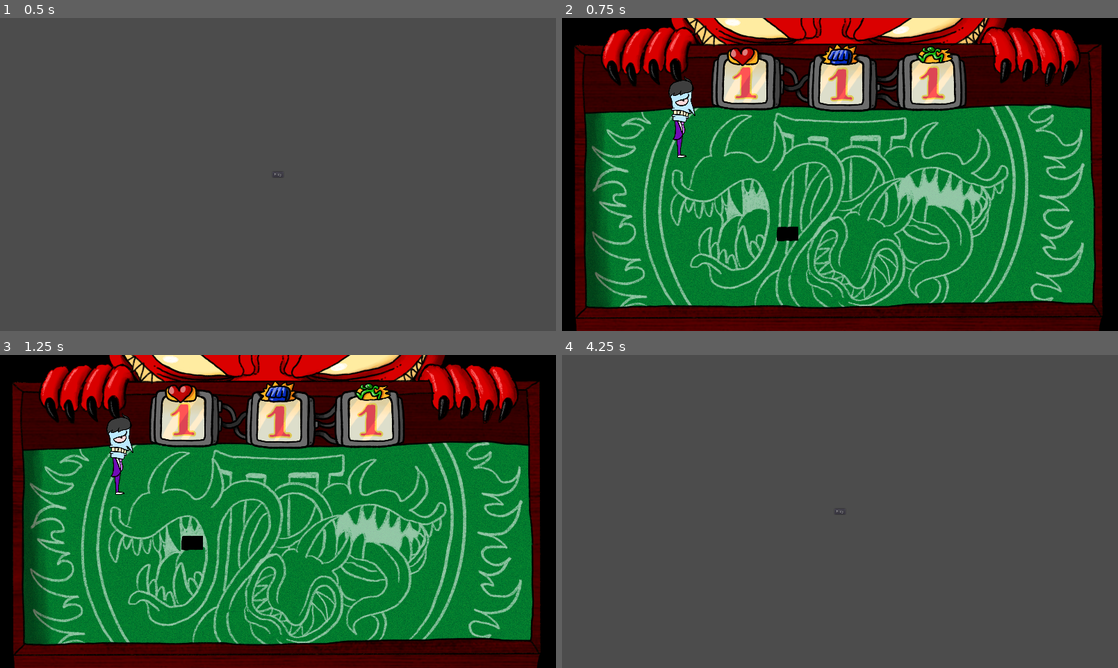
Above: before the commit, frames 1-4 (two rows, left to right).
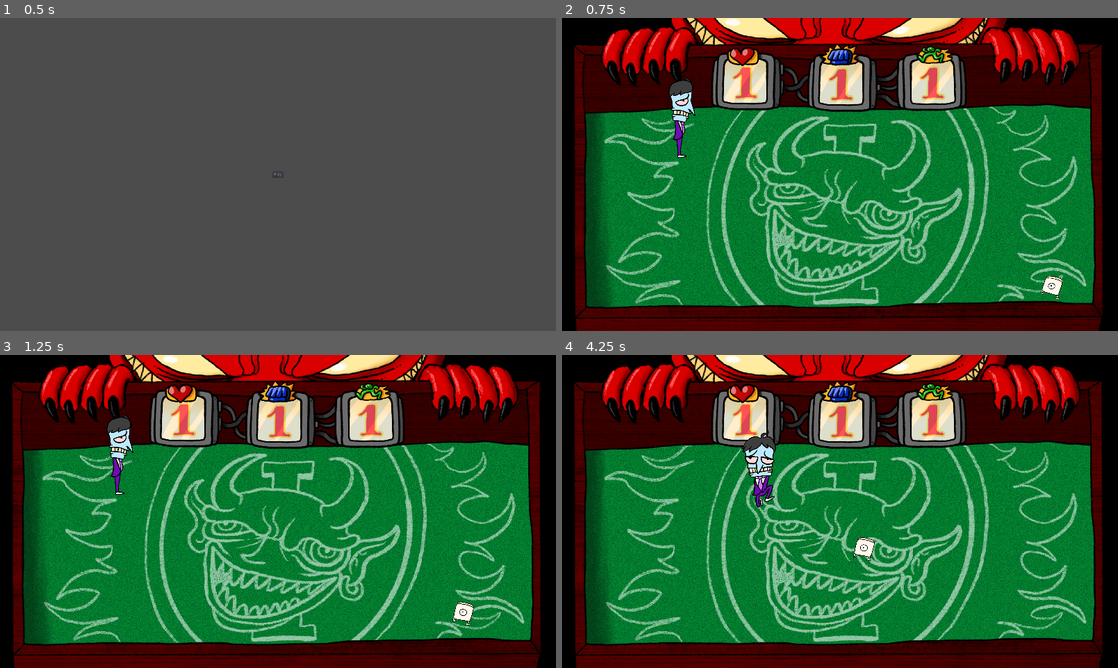
Above: after the commit, the same moments.

Repository: TheSeahorse/GMTK2022
Game: Godot game, scene res://Main.tscn
Same seed, same stepped clock (60 frames per second), same inputs: the game is played once before the commit and once after it.
Inputs (mouse positions are in pixels of both pictures, inside the frame that each line leads up to):
- Up to frame 1 (0.5 s): no input
- Up to frame 2 (0.75 s): click "Play" at 0.5 s
- Up to frame 3 (1.25 s): no input
- Up to frame 4 (4.25 s): move the mouse to (962, 495) at 1.27 s; hold D (move_right) 1.28-2.03 s; hold Right mouse button (attack) 1.28-2.03 s; move the mouse to (728, 527) at 2.02 s; hold S (move_down) 2.03-2.78 s; click (728, 527) at 2.1 s; move the mouse to (895, 442) at 2.77 s; hold D (move_right) 2.78-3.53 s; hold Right mouse button (attack) 2.78-3.53 s; move the mouse to (812, 574) at 3.52 s; hold W (move_up) from 3.53 s (still down); click (812, 574) at 3.6 s

Frame 1 is identical in both runs. In frame 2, 19% of the frame differs, in the area x 2-98%, y 0-97%; in frame 3, 19%; in frame 4, 99%, in the area x 0-100%, y 0-100%.

Commit message:
added goal and 5 levels

Diff:
--- a/Enemy2.gd
+++ b/Enemy2.gd
@@ -1,5 +1,6 @@
 extends "res://Enemy.gd"
 
+signal shoot
 onready var Projectile = preload("res://Enemy2Projectile.tscn")
 
 var speed = 50
@@ -13,11 +14,8 @@
     move_target = target
 
 func shoot():
-    var p = Projectile.instance()
     var direction = position.direction_to(move_target.position)
-    p.set_direction(direction)
-    p.position = position
-    get_parent().add_child(p)
+    emit_signal("shoot", self.position, direction)
     $FireStream.play(0.5)
 
 func _on_AttackTimer_timeout():
--- a/Game.gd
+++ b/Game.gd
@@ -5,6 +5,8 @@
 onready var Enemy3 = preload("res://Enemy3.tscn")
 onready var Player = preload("res://Player.tscn")
 onready var Dice = preload("res://Dice.tscn")
+onready var Goal = preload("res://Goal.tscn")
+onready var Projectile2 = preload("res://Enemy2Projectile.tscn")
 
 onready var CursorHold = preload("res://assets/HUD/cursor_hold_small.png")
 onready var CursorRegular = preload("res://assets/HUD/cursor_reg_small.png")
@@ -16,17 +18,31 @@
 var player
 var player_health = 1
 var level = 1
+var lev_clear = false
+var level1 = [[1]]
+var level2 = [[2],[1,1,2]]
+var level3 = [[3],[2,2,3],[1,2,3,3]]
+var level4 = [[4],[1,3,4],[4,4,4],[1,2,3,4]]
+var level5 = [[1,1,1],[2,2,2],[3,3,3],[4,4,4],[1,1,2,2,3,3,4,4]]
+var wave = 1
+var wave_over = false
 
 func _ready():
     rng.randomize()
     player = Player.instance()
     player.position = Vector2(400,400)
     player.connect("enemy_detected", self, "_player_detected_enemy")
+    player.z_index = 1
     add_child(player)
-    add_enemy()
+    start_level()
 
 
 func _process(_delta):
+    check_cursor_hold()
+    check_cleared_wave()
+
+
+func check_cursor_hold():
     var already_held = false
     for coin in $Coins.get_children():
         if coin.holding and already_held:
@@ -38,14 +54,68 @@
     else:
         Input.set_custom_mouse_cursor(CursorRegular)
 
-func add_enemy():
-    var enemyType = rng.randi_range(0, 2)
+
+func check_cleared_wave():
+    print(str($Enemies.get_child_count()))
+    if $Enemies.get_child_count() < 1:
+        if wave == level:
+            level_cleared()
+        else:
+            wave_cleared()
+
+func level_cleared():
+    print("level_cleared")
+    if lev_clear:
+        return
+    lev_clear = true
+    var goal = Goal.instance()
+    var pos = get_enemy_spawnable_position()
+    goal.position = pos
+    goal.connect("player_entered", self, "_entered_goal", [goal])
+    call_deferred("add_child", goal)
+
+func wave_cleared():
+    print("wave_cleared")
+    if wave_over:
+        return
+    wave_over = true
+    wave += 1
+    spawn_wave()
+
+func start_level():
+    lev_clear = false
+    wave_over = false
+    wave = 1
+    $Background.play(str(level))
+    spawn_wave()
+
+func spawn_wave():
+    print("spawn_wave")
+    var waves
+    match level:
+        1:
+            waves = level1
+        2:
+            waves = level2
+        3:
+            waves = level3
+        4:
+            waves = level4
+        5:
+            waves = level5
+    for enemy in waves[wave-1]:
+        add_enemy(enemy)
+    wave_over = false
+
+
+func add_enemy(enemy_type: int):
     var enemy
-    if enemyType == 0:
+    if enemy_type == 1:
         enemy = Enemy.instance()
-    if enemyType == 1:
+    if enemy_type == 2:
         enemy = Enemy2.instance()
-    if enemyType == 2:
+        enemy.connect("shoot",self,"_spawn_enemy_two_projectile")
+    if enemy_type == 3 or enemy_type == 4:
         enemy = Enemy3.instance()
         enemy.connect("shake", self, "_camera_shake")
 
@@ -67,6 +137,11 @@
 func _camera_shake(amount, time=0.6, limit=1000):
     $Camera.shake(amount, time, limit)
 
+func _entered_goal(goal):
+    goal.queue_free()
+    level += 1
+    start_level()
+
 func _player_detected_enemy(body):
     var layer = body.get_collision_layer()
     if layer == 8: # Projectile
@@ -87,10 +162,6 @@
     $Coins.call_deferred("add_child", dice)
 
 
-func _on_EnemySpawnTimer_timeout():
-    add_enemy()
-
-
 func _on_Hud_stats_updated():
     player_health = $Hud.get_health_stat()
     player.set_movement_modifier($Hud.get_speed_stat())
@@ -99,3 +170,10 @@
 
 func _on_GameOverTimer_timeout():
     get_tree().change_scene("res://Menu.tscn")
+
+
+func _spawn_enemy_two_projectile(pos: Vector2, direction: Vector2):
+    var p = Projectile2.instance()
+    p.position = pos
+    p.set_direction(direction)
+    $Projectiles.call_deferred("add_child", p)
--- a/Game.tscn
+++ b/Game.tscn
@@ -7,6 +7,7 @@
 [ext_resource path="res://assets/Backgrounds/board3.png" type="Texture" id=5]
 [ext_resource path="res://assets/Backgrounds/board4.png" type="Texture" id=6]
 [ext_resource path="res://assets/Backgrounds/board2.png" type="Texture" id=7]
+[ext_resource path="res://assets/Backgrounds/board5.png" type="Texture" id=8]
 
 [sub_resource type="SpriteFrames" id=1]
 animations = [ {
@@ -15,14 +16,19 @@
 "name": "2",
 "speed": 5.0
 }, {
+"frames": [ ExtResource( 6 ) ],
+"loop": true,
+"name": "4",
+"speed": 5.0
+}, {
 "frames": [ ExtResource( 5 ) ],
 "loop": true,
 "name": "3",
 "speed": 5.0
 }, {
-"frames": [ ExtResource( 6 ) ],
+"frames": [ ExtResource( 8 ) ],
 "loop": true,
-"name": "infinite",
+"name": "5",
 "speed": 5.0
 }, {
 "frames": [ ExtResource( 2 ) ],
@@ -44,18 +50,16 @@
 
 [node name="Background" type="AnimatedSprite" parent="."]
 frames = SubResource( 1 )
-animation = "3"
+animation = "5"
 centered = false
 
 [node name="Hud" parent="." instance=ExtResource( 3 )]
 
-[node name="EnemySpawnTimer" type="Timer" parent="."]
-wait_time = 5.0
-autostart = true
-
 [node name="Coins" type="Node2D" parent="."]
 
 [node name="Enemies" type="Node2D" parent="."]
+
+[node name="Projectiles" type="Node2D" parent="."]
 
 [node name="Walls" type="StaticBody2D" parent="."]
 collision_mask = 0
@@ -69,5 +73,4 @@
 offset = Vector2( 960, 540 )
 
 [connection signal="stats_updated" from="Hud" to="." method="_on_Hud_stats_updated"]
-[connection signal="timeout" from="EnemySpawnTimer" to="." method="_on_EnemySpawnTimer_timeout"]
 [connection signal="timeout" from="GameOverTimer" to="." method="_on_GameOverTimer_timeout"]
--- /dev/null
+++ b/Goal.gd
@@ -0,0 +1,15 @@
+extends Area2D
+
+signal player_entered
+
+
+func _ready():
+    $AnimatedSprite.play("spawn")
+
+
+func _on_AnimatedSprite_animation_finished():
+    if $AnimatedSprite.animation == "spawn":
+        $AnimatedSprite.play("idle")
+
+func _on_Goal_body_entered(body):
+    emit_signal("player_entered")
--- a/Goal.tscn
+++ b/Goal.tscn
@@ -1,6 +1,7 @@
-[gd_scene load_steps=10 format=2]
+[gd_scene load_steps=12 format=2]
 
 [ext_resource path="res://assets/Backgrounds/goal.png" type="Texture" id=1]
+[ext_resource path="res://Goal.gd" type="Script" id=2]
 
 [sub_resource type="AtlasTexture" id=1]
 flags = 4
@@ -39,19 +40,37 @@
 
 [sub_resource type="SpriteFrames" id=8]
 animations = [ {
-"frames": [ SubResource( 1 ), SubResource( 2 ), SubResource( 3 ) ],
+"frames": [ SubResource( 1 ), SubResource( 2 ), SubResource( 3 ), SubResource( 2 ) ],
 "loop": true,
 "name": "idle",
-"speed": 5.0
+"speed": 8.0
 }, {
 "frames": [ SubResource( 4 ), SubResource( 5 ), SubResource( 6 ), SubResource( 7 ) ],
-"loop": true,
+"loop": false,
 "name": "spawn",
-"speed": 5.0
+"speed": 8.0
 } ]
 
+[sub_resource type="CapsuleShape2D" id=9]
+radius = 50.0
+height = 38.0
+
 [node name="Goal" type="Area2D"]
+collision_layer = 0
+collision_mask = 2
+script = ExtResource( 2 )
 
 [node name="AnimatedSprite" type="AnimatedSprite" parent="."]
+scale = Vector2( 2, 2 )
 frames = SubResource( 8 )
 animation = "idle"
+frame = 1
+playing = true
+
+[node name="CollisionShape2D" type="CollisionShape2D" parent="."]
+position = Vector2( -1, 48 )
+rotation = 1.5708
+shape = SubResource( 9 )
+
+[connection signal="body_entered" from="." to="." method="_on_Goal_body_entered"]
+[connection signal="animation_finished" from="AnimatedSprite" to="." method="_on_AnimatedSprite_animation_finished"]
Not shown: 1 places in Game.tscn that only renumber resources
Binary file added: assets/Backgrounds/board5.png
Not shown, added: assets/Backgrounds/board5.png.import
Binary file added: assets/Backgrounds/menu.png
Not shown, added: assets/Backgrounds/menu.png.import
